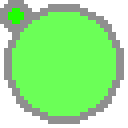
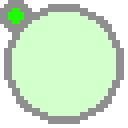
Comparing the layer stacks of the two (128, 128) images. Changes:
"Layer 2": opacity 100% → 20%, painted on it over left=12, top=12, right=116, bottom=116
